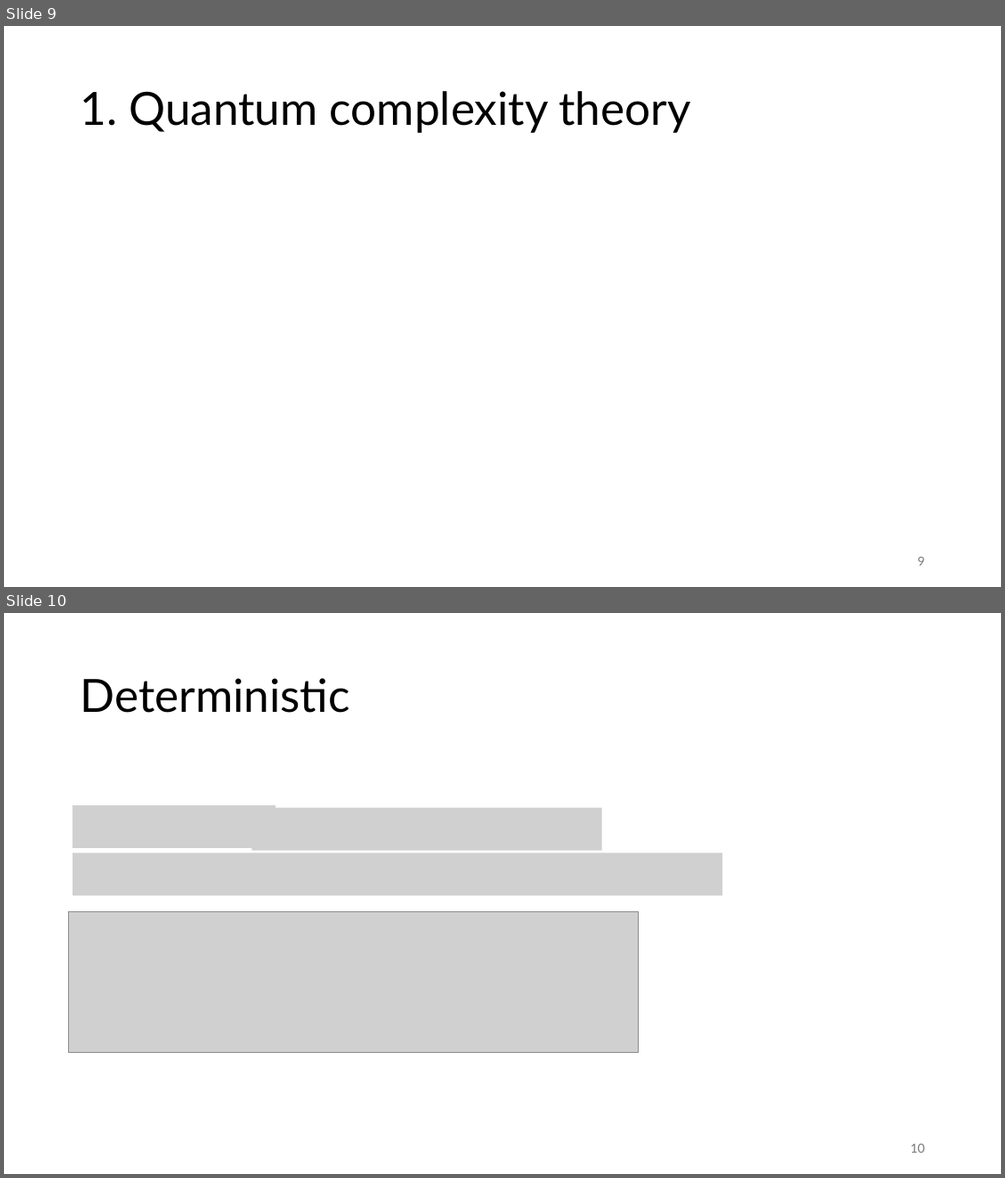
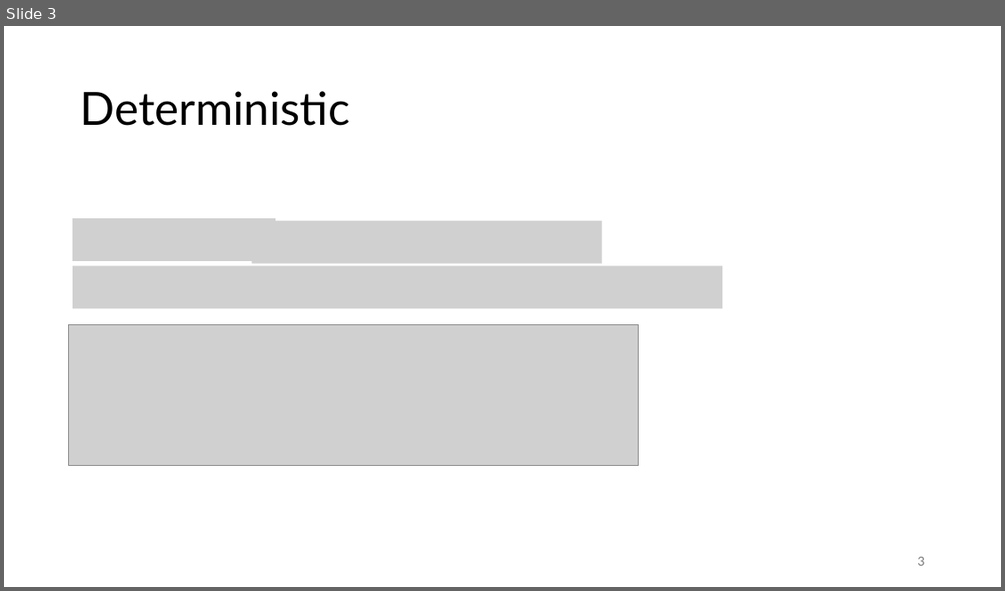
Before and after one commit to vutuanhai237/CourseMaterialsUIT, a slide deck: SExxx-Quantum computng/Slide/x. On Problems Quantum Computers Can Solve Efficiently (template).pptx. Shown one above the other, each under a label of ours: slides 9 and 10 before the commit, slide 3 after it. The pictures are 1005x1178 and 1005x591 pixels, drawn with LibreOffice and Linux fonts; fonts in the diff are those of the drawing; grey boxes stand for pictures. Boxes give left, top, right and bottom in pixels: in the first picture for what was removed or moved away, otherwise in the second. Text is boxed around its words. In the diff, an @@ line names an element or a change of style, - is before the commit and + after.

```diff
--- a/SExxx-Quantum computng/Slide/x. On Problems Quantum Computers Can Solve Efficiently (template).pptx
+++ b/SExxx-Quantum computng/Slide/x. On Problems Quantum Computers Can Solve Efficiently (template).pptx
@@ slide 9 removed at [4,26,1001,587], background #FFFFFF @@
@@ title removed at [80,91,690,133] @@
-1. Quantum complexity theory
@@ page number removed at [917,556,924,565] @@
-9
@@ what was slide 10 is now slide 3 @@
@@ page number at [917,556,924,565]: text changed @@
-10
+3
```
Also in this commit, not shown: 17 slides changed, 1 slide added, 10 other slides removed, 3 other files.
